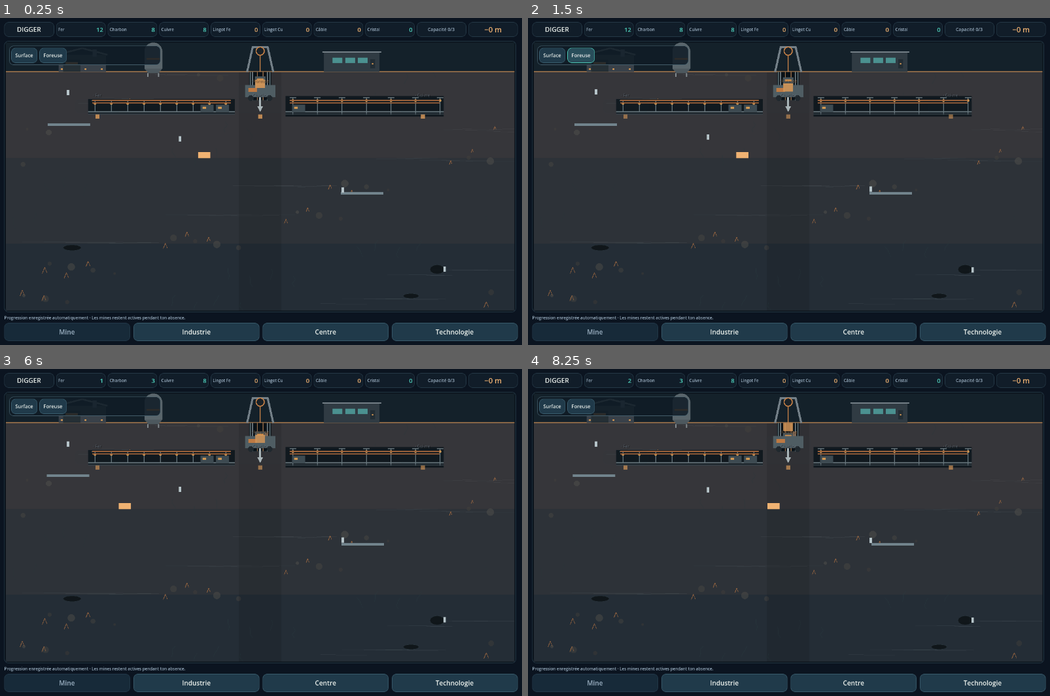
Above: before the commit, frames 1-4 (two rows, left to right).
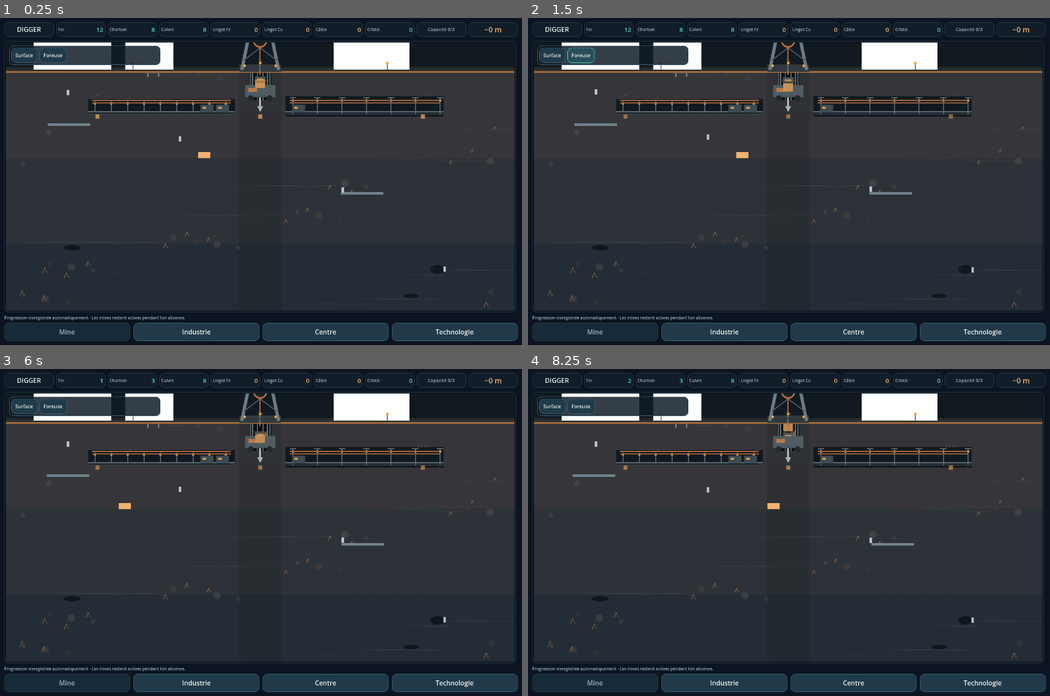
Above: after the commit, the same moments.

Repository: devjonathan1999-del/Project-Digger
Game: Godot game, scene res://scenes/main.tscn
The game is run twice, just before and just after one commit, with the same random seed, the same clock (stepped at 60 frames per second) and the same inputs.
Inputs:
- Up to frame 1 (0.25 s): no input
- Up to frame 2 (1.5 s): click "Surface" at 0.5 s; click "Foreuse" at 1.25 s
- Up to frame 3 (6 s): click "Industrie" at 2 s; click "Améliorer" at 2.75 s; click "Lingot de fer" at 3.5 s; click "Lancer le lot" at 4.25 s; click "Câble" at 5 s; click "Mine" at 5.75 s
- Up to frame 4 (8.25 s): click "Centre" at 6.5 s; click "Technologie" at 7.25 s; click "Mine" at 8 s

The runs differ from the first frame. In frame 1, 3.8% of the frame differs, in the area x 1-99%, y 7-18%; in frame 2, 3.8%; in frame 3, 3.8%; in frame 4, 3.8%.
Error before the commit: Parse Error: Cannot infer the type of "x" variable because the value doesn't have a set type. (res://src/industry/ui/mine_module_renderer.gd:209)

Commit message:
fix: type elevator offsets for Godot 4.7.2

Diff:
--- a/src/industry/ui/mine_module_renderer.gd
+++ b/src/industry/ui/mine_module_renderer.gd
@@ -64,7 +64,6 @@
     var modules: Array = profile.get("modules", [])
     var shaft_x := size.x * 0.5
 
-    # Dense industrial apron hides the old schematic surface below this layer.
     draw_rect(Rect2(0.0, ground_y - 102.0, size.x, 102.0), Color("101a20"))
     draw_rect(Rect2(0.0, ground_y - 12.0, size.x, 12.0), Color("252a2b"))
     draw_line(Vector2(0.0, ground_y), Vector2(size.x, ground_y), Color("a16c3f"), 4.0)
@@ -116,7 +115,8 @@
     draw_line(Vector2(shaft_x + 55.0, utility_y), Vector2(size.x * 0.83, utility_y), pipe, 6.0)
     draw_line(Vector2(size.x * 0.31, utility_y), Vector2(size.x * 0.31, ground_y - 8.0), steel, 4.0)
     draw_line(Vector2(size.x * 0.69, utility_y), Vector2(size.x * 0.69, ground_y - 8.0), steel, 4.0)
-    for ratio in [0.18, 0.38, 0.62, 0.82]:
+    for ratio_value in [0.18, 0.38, 0.62, 0.82]:
+        var ratio := float(ratio_value)
         draw_circle(Vector2(size.x * ratio, utility_y), 4.0, Color("c17b43"))
 
 func _draw_surface_lights(ground_y: float, count: int) -> void:
@@ -149,7 +149,6 @@
     var bottom := maxf(top_y, bottom_y)
     var height := maxf(1.0, bottom - top)
 
-    # Opaque structural volume makes the shaft the hero element.
     draw_rect(Rect2(center_x - half_width, top, shaft_width, height), Color("071015"))
     draw_rect(Rect2(center_x - half_width, top, 10.0, height), Color("323e43"))
     draw_rect(Rect2(center_x + half_width - 10.0, top, 10.0, height), Color("323e43"))
@@ -205,8 +204,9 @@
     var cage_rect := Rect2(center_x - cage_w * 0.5, y - 22.0, cage_w, 44.0)
     draw_rect(cage_rect, Color("46545a"))
     draw_rect(Rect2(cage_rect.position + Vector2(5.0, 5.0), cage_rect.size - Vector2(10.0, 10.0)), Color("172229"))
-    for offset in [-0.32, 0.0, 0.32]:
-        var x := center_x + cage_w * offset
+    for offset_value in [-0.32, 0.0, 0.32]:
+        var offset := float(offset_value)
+        var x: float = center_x + cage_w * offset
         draw_line(Vector2(x, cage_rect.position.y + 4.0), Vector2(x, cage_rect.end.y - 4.0), Color("708087"), 2.0)
     draw_rect(Rect2(center_x - 13.0, y - 5.0, 26.0, 8.0), Color("e19a4e"))
 
@@ -219,7 +219,6 @@
     if texture != null:
         draw_texture_rect(texture, rect, false)
         return
-    # Simple procedural fallback keeps the renderer robust if an asset is unavailable.
     draw_rect(rect, Color("414d52"))
     draw_rect(Rect2(rect.position + Vector2(6.0, rect.size.y * 0.62), Vector2(rect.size.x - 12.0, 5.0)), Color("c47b43"))
 
